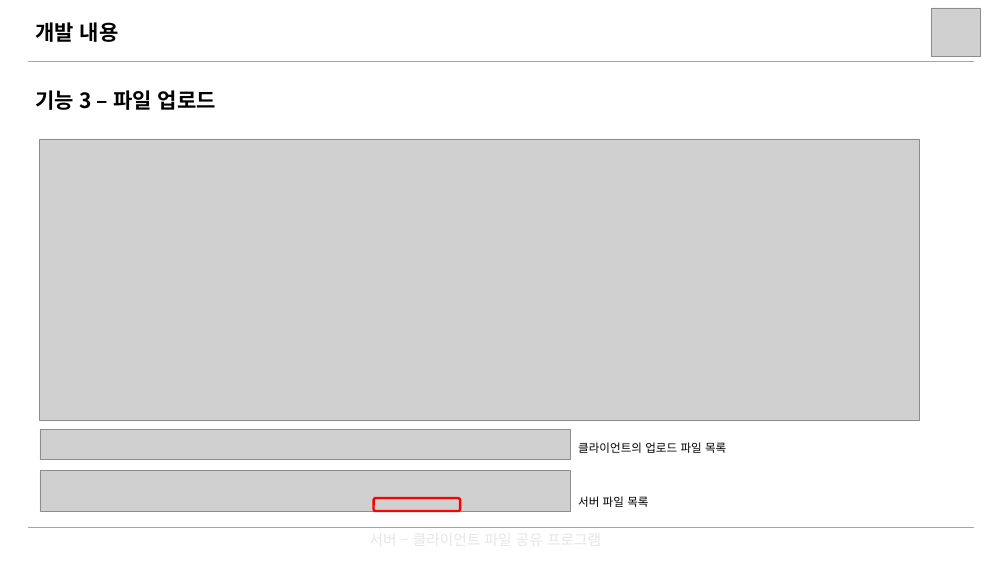
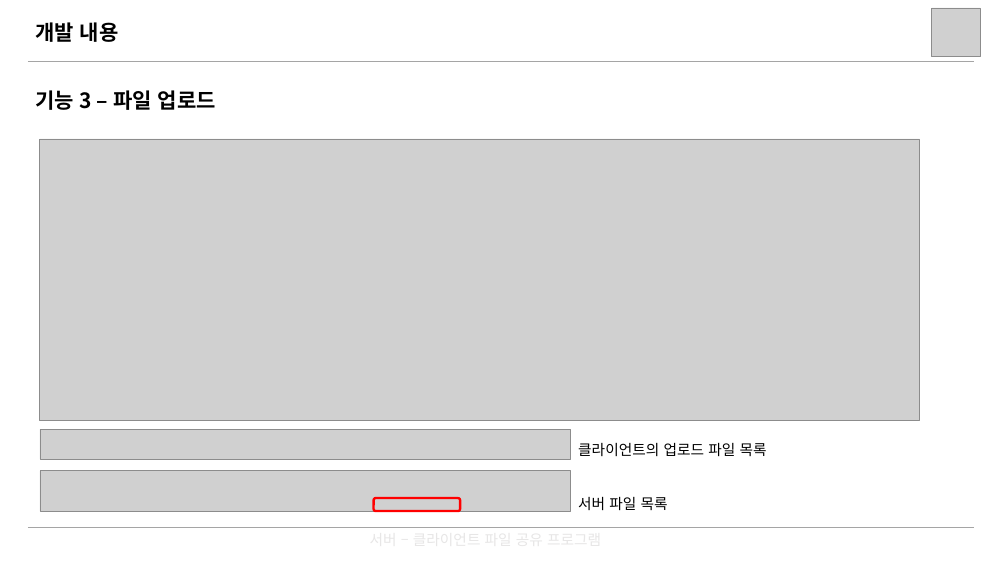
Before and after one commit to yeongjukwak/file-sharing-program, a slide deck: slide 8 of ppt/시스템프로그래밍_프로젝트_발표자료_곽영주_양현규_박종건.pptx. Drawn at 1008x567 pixels with LibreOffice and Linux fonts; fonts in the diff are those of the drawing; grey boxes stand for pictures. Boxes give left, top, right and bottom in pixels: in the first picture for what was removed or moved away, otherwise in the second. Text is boxed around its words. In the diff, an @@ line names an element or a change of style, - is before the commit and + after.

```diff
--- a/ppt/시스템프로그래밍_프로젝트_발표자료_곽영주_양현규_박종건.pptx
+++ b/ppt/시스템프로그래밍_프로젝트_발표자료_곽영주_양현규_박종건.pptx
@@ text "클라이언트의 업로드 파일 목록" at (x1=578, y1=443, x2=767, y2=456): size 11 to 14 pt @@
@@ text "서버 파일 목록" at (x1=578, y1=497, x2=668, y2=510): size 11 to 14 pt @@
```
Also in this commit, not shown: 11 other slides changed.
